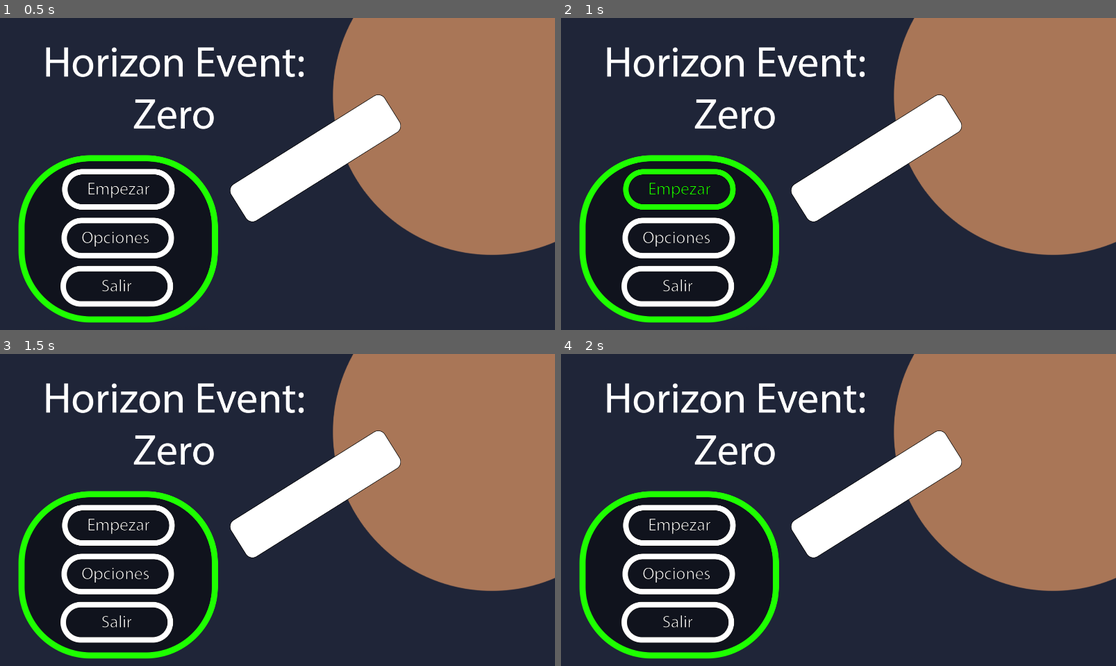
Above: before the commit, frames 1-4 (two rows, left to right).
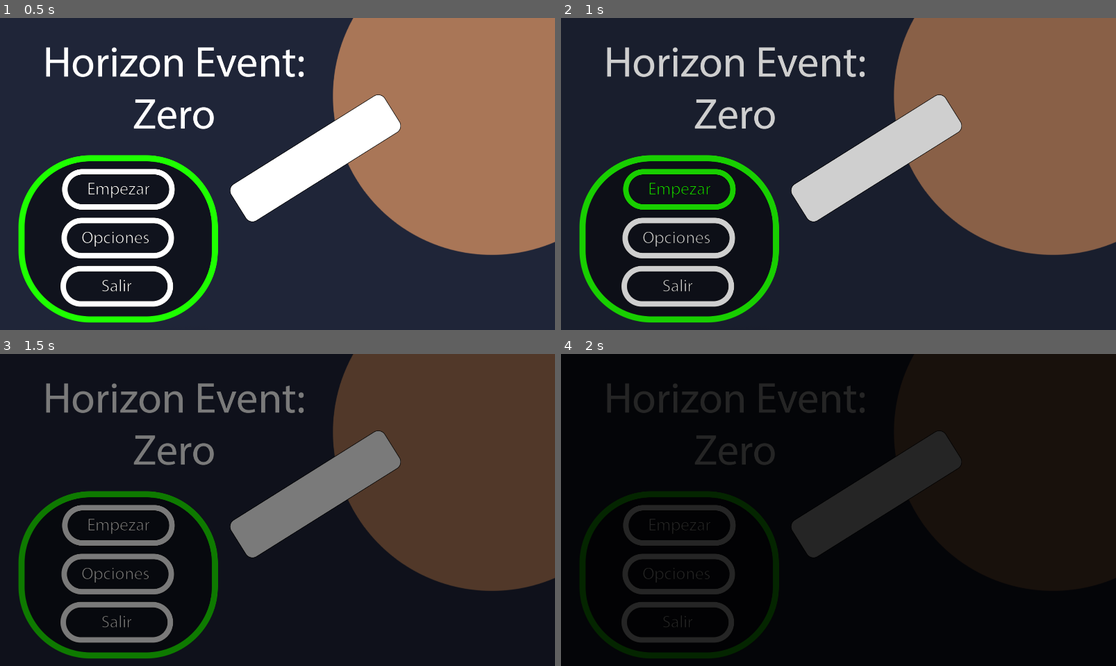
Above: after the commit, the same moments.

Repository: Valhalla-Studios/EventHorizonZero
Game: Godot game, scene res://scenes/mainMenu.tscn
Same seed, same stepped clock (60 frames per second), same inputs: the game is played once before the commit and once after it.
Inputs (mouse positions are in pixels of both pictures, inside the frame that each line leads up to):
- Up to frame 1 (0.5 s): no input
- Up to frame 2 (1 s): click (677, 189) at 0.5 s
- Up to frame 3 (1.5 s): click (116, 525) at 1.25 s
- Up to frame 4 (2 s): no input

Frame 1 is identical in both runs. In frame 2, 36% of the frame differs, in the area x 3-100%, y 0-98%; in frame 3, 88%; in frame 4, 99%, in the area x 0-100%, y 0-100%.

Commit message:
Agregado botón gamepad y corregido fundido menu

Diff:
--- a/project.godot
+++ b/project.godot
@@ -30,6 +30,17 @@
 window/size/viewport_height=1080
 window/size/mode=3
 
+[input]
+
+ui_accept={
+"deadzone": 0.5,
+"events": [Object(InputEventKey,"resource_local_to_scene":false,"resource_name":"","device":0,"window_id":0,"alt_pressed":false,"shift_pressed":false,"ctrl_pressed":false,"meta_pressed":false,"pressed":false,"keycode":4194309,"physical_keycode":0,"key_label":0,"unicode":0,"location":0,"echo":false,"script":null)
+, Object(InputEventKey,"resource_local_to_scene":false,"resource_name":"","device":0,"window_id":0,"alt_pressed":false,"shift_pressed":false,"ctrl_pressed":false,"meta_pressed":false,"pressed":false,"keycode":4194310,"physical_keycode":0,"key_label":0,"unicode":0,"location":0,"echo":false,"script":null)
+, Object(InputEventKey,"resource_local_to_scene":false,"resource_name":"","device":0,"window_id":0,"alt_pressed":false,"shift_pressed":false,"ctrl_pressed":false,"meta_pressed":false,"pressed":false,"keycode":32,"physical_keycode":0,"key_label":0,"unicode":32,"location":0,"echo":false,"script":null)
+, Object(InputEventJoypadButton,"resource_local_to_scene":false,"resource_name":"","device":-1,"button_index":0,"pressure":0.0,"pressed":true,"script":null)
+]
+}
+
 [physics]
 
 3d/physics_engine="Jolt Physics"
--- a/scenes/mainMenu.tscn
+++ b/scenes/mainMenu.tscn
@@ -63,9 +63,9 @@
 bus = &"SFX"
 
 [node name="FadeRect" type="ColorRect" parent="UI" unique_id=333609896]
-modulate = Color(0.003921569, 0.003921569, 0.003921569, 0)
+modulate = Color(0.003921569, 0.003921569, 0.003921569, 1)
 layout_mode = 0
 offset_right = 1920.0
 offset_bottom = 1080.0
 mouse_filter = 2
-color = Color(0, 0, 0, 1)
+color = Color(0, 0, 0, 0)
